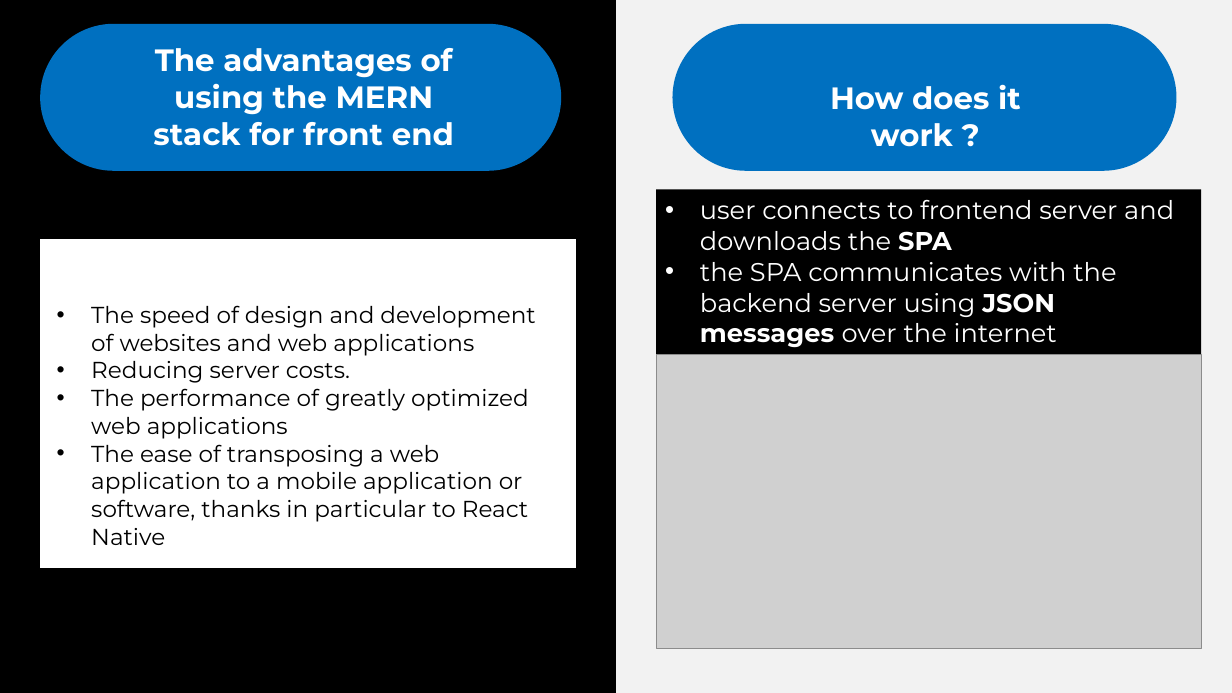
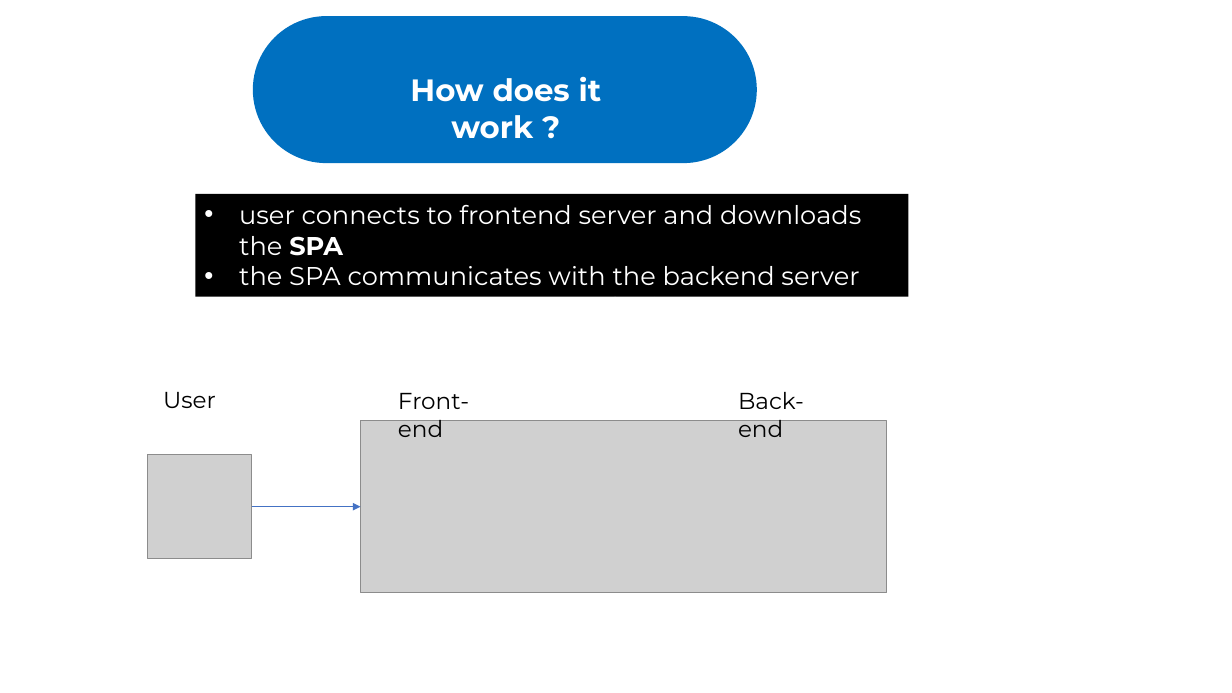
Before and after one commit to JoeHossam/equanimity, a slide deck: slide 39 of equanimityppt_editing.pptx (slide 36 before the commit). Drawn at 1232x693 pixels with LibreOffice and Linux fonts; fonts in the diff are those of the drawing; grey boxes stand for pictures. Boxes give left, top, right and bottom in pixels: in the first picture for what was removed or moved away, otherwise in the second. Text is boxed around its words. In the diff, an @@ line names an element or a change of style, - is before the commit and + after.

```diff
--- a/equanimityppt_editing.pptx
+++ b/equanimityppt_editing.pptx
@@ background #F2F2F2 to #FFFFFF @@
@@ rectangle removed at (0, 0, 616, 693) @@
@@ rounded rectangle removed at (40, 24, 561, 171) @@
@@ rounded rectangle: place and size @@
-rounded rectangle at (673, 24, 1177, 171)
+rounded rectangle at (253, 16, 757, 163)
@@ text removed at (153, 48, 454, 146) @@
-The advantages of using the MERN stack for front end
@@ text "How does it work ?": place and size @@
-text "How does it work ?" at (830, 84, 1021, 147)
+text "How does it work ?" at (410, 76, 602, 139)
@@ rectangle "user connects to frontend server ...": place and size @@
-rectangle "user connects to frontend server ..." at (656, 189, 1202, 354)
+rectangle "user connects to frontend server ..." at (196, 194, 909, 297)
@@ rectangle removed at (40, 239, 576, 568) @@
@@ text removed at (91, 305, 535, 522) @@
-• The speed of design and development of websites and web applications
-• Reducing server costs.
-• The performance of greatly optimized web applications
-• The ease of transposing a web application to a mobile application or software, thanks in particular to React Native
@@ picture removed at (656, 354, 1202, 648) @@
@@ text added at (163, 392, 216, 408), 18 pt, text #000000 @@
+User
@@ text added at (398, 393, 469, 437), 18 pt, text #000000 @@
+Front-end
@@ text added at (738, 392, 804, 437), 18 pt, text #000000 @@
+Back-end
@@ picture added at (360, 421, 886, 593) @@
@@ picture added at (147, 455, 251, 559) @@
@@ arrow added from (251, 506) to (360, 506), #4472C4 0.5 pt @@
```
Also in this commit, not shown: 4 other slides changed, 12 slides added, 6 slides removed.
